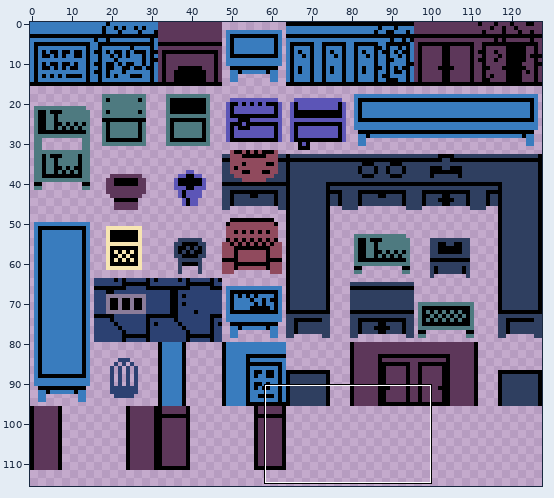
File history of a sprite sheet, assets/sprites/atlases/decorations.png. Above: a wide view before the commit, with the close-up outlined.
Close-up. The starting point:
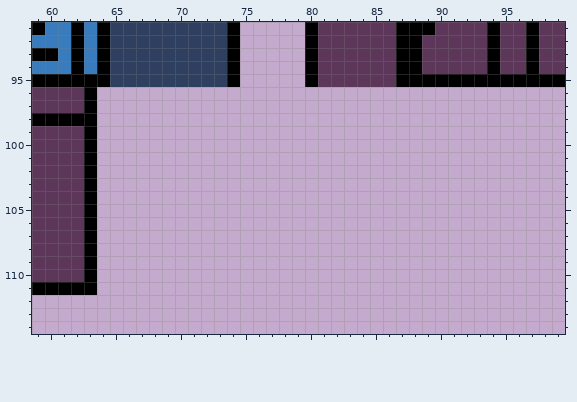
The file is 128x128 pixels. Shown: x 59..99, y 91..114. The wide view leaves out empty margins.
The same view after the edit:
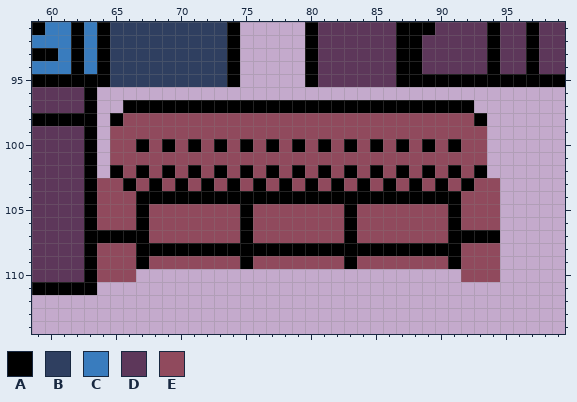
Palette (. is transparent): A #000000  B #2f3f60  C #397cbe  D #5d375a  E #904a5d
Edits made:
There is now colour A in row 97 at x 66 to 92; in row 98 at x 65 and 93; in row 100 at x 67, 69, 71, 73, 75, 77, 79, 81, 83, 85, 87, 89 and 91; in row 102 at x 65, 67, 69, 71, 73, 75, 77, 79, 81, 83, 85, 87, 89, 91 and 93; in row 103 at x 66, 68, 70, 72, 74, 76, 78, 80, 82, 84, 86, 88, 90 and 92; in row 104 at x 67 to 91.
There is now colour A in rows 105 to 106 at x 67, 75, 83 and 91; in row 107 at x 64 to 67, 75, 83 and 91 to 94; in row 108 at x 67 to 91; in row 109 at x 67, 75, 83 and 91.
There is now colour E in row 98 at x 66 to 92; in row 99 at x 65 to 93; in row 100 at x 65 to 66, 68, 70, 72, 74, 76, 78, 80, 82, 84, 86, 88, 90 and 92 to 93; in row 101 at x 65 to 93; in row 102 at x 66, 68, 70, 72, 74, 76, 78, 80, 82, 84, 86, 88, 90 and 92; in row 103 at x 64 to 65, 67, 69, 71, 73, 75, 77, 79, 81, 83, 85, 87, 89, 91 and 93 to 94.
There is now colour E in row 104 at x 64 to 66 and 92 to 94; in rows 105 to 106 at x 64 to 66, 68 to 74, 76 to 82, 84 to 90 and 92 to 94; in row 107 at x 68 to 74, 76 to 82 and 84 to 90; in row 108 at x 64 to 66 and 92 to 94; in row 109 at x 64 to 66, 68 to 74, 76 to 82, 84 to 90 and 92 to 94; in row 110 at x 64 to 66 and 92 to 94.
Pixel boxes of the changes (left, top, right, bottom) in both close-ups:
added: (97, 100, 500, 282)
